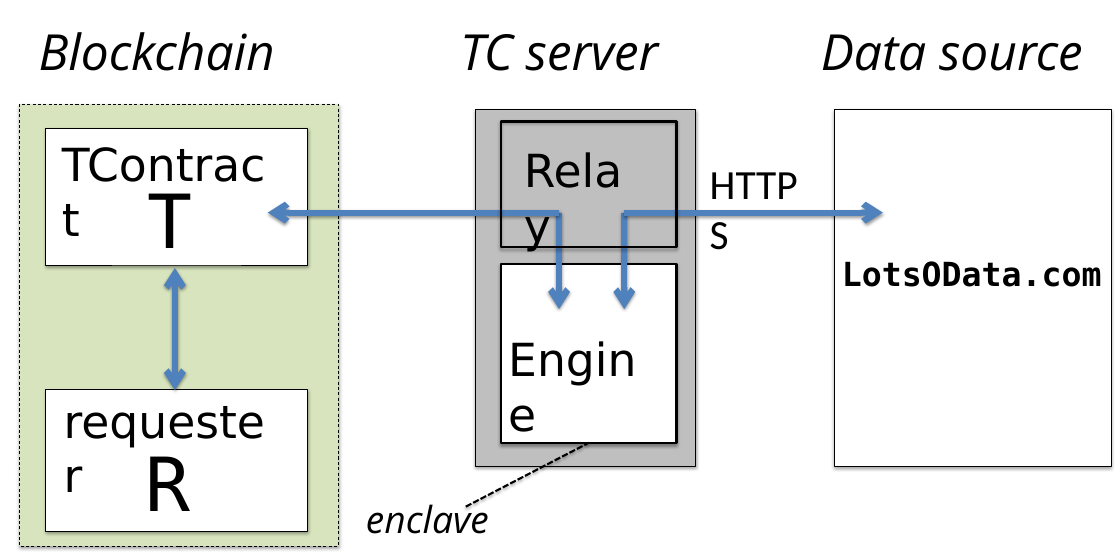
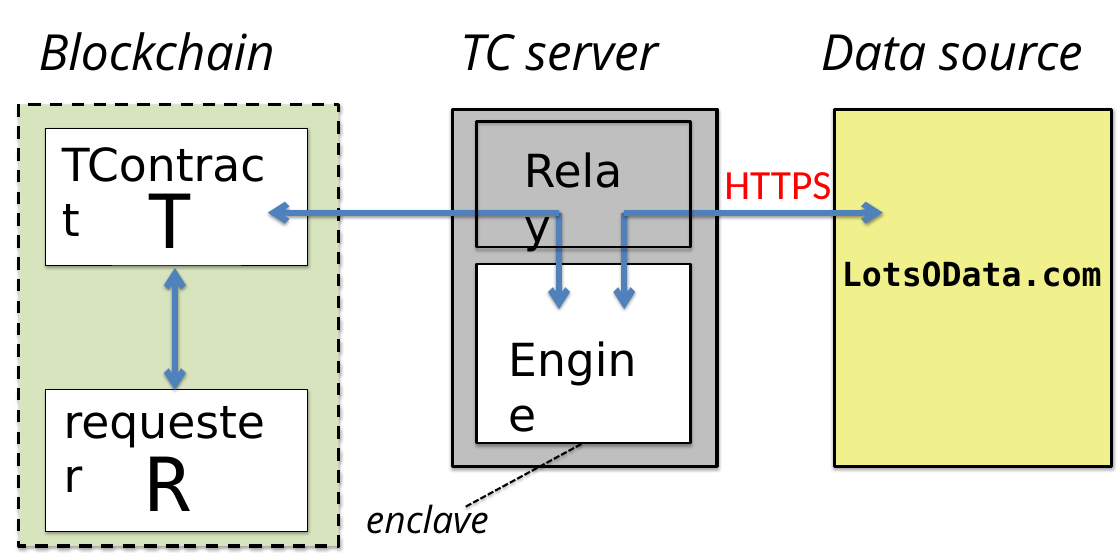
Before and after one commit to bl4ck5un/Town-Crier, a slide deck: slide 1 of writeup/OverviewFig.pptx. Drawn at 1120x560 pixels with LibreOffice and Linux fonts; fonts in the diff are those of the drawing. Boxes give left, top, right and bottom in pixels: in the first picture for what was removed or moved away, otherwise in the second. Text is boxed around its words. In the diff, an @@ line names an element or a change of style, - is before the commit and + after.

```diff
--- a/writeup/OverviewFig.pptx
+++ b/writeup/OverviewFig.pptx
@@ rectangle at [19, 105, 338, 547]: outline #000000 0.75 pt dashed to #000000 3 pt dashed @@
@@ rectangle: place and size @@
-rectangle at [476, 110, 696, 467]
+rectangle at [452, 110, 717, 467]
@@ rectangle at [452, 110, 717, 467]: outline #000000 0.75 pt to #000000 3 pt @@
@@ rectangle at [835, 110, 1112, 467]: fill #FFFFFF to #F0F08D; outline #000000 0.75 pt to #000000 3 pt @@
@@ rectangle: place and size @@
-rectangle at [501, 122, 676, 247]
+rectangle at [476, 122, 691, 247]
@@ text "HTTPS": place and size @@
-text "HTTPS" at [703, 155, 820, 212]
+text "HTTPS" at [724, 172, 831, 200]
@@ text "HTTPS" at [724, 172, 831, 200]: text colour #000000 to #FF0000 @@
@@ rectangle: place and size @@
-rectangle at [501, 264, 676, 443]
+rectangle at [476, 264, 691, 443]
@@ line moved from (466, 507) - (588, 443) to (466, 507) - (583, 443) @@
```
Also in this commit, not shown: 1 other file.
